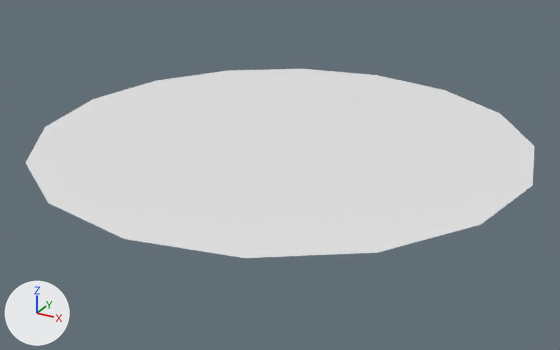
What one commit did to the glTF model assets/models/voting_door03.gltf.
Camera for both pictures: a camera (50 mm lens) standing at (4.51, 0.33, 2.11) and looking at (2.23, 4.47, 0.04). Lighting does not change. The marker at lower left points along +X, +Y and +Z. Where no turn or scale is listed for an object, it has been applied to the vertices.

In view in the first picture: 'voting_door03'.
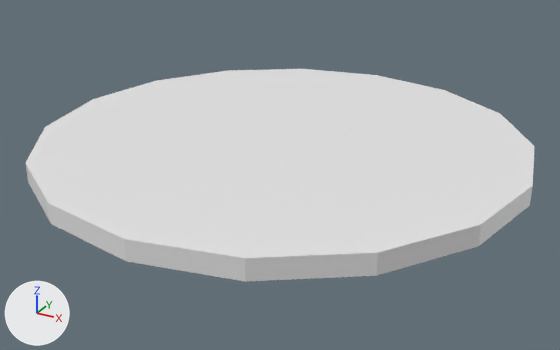
The newer file is also turned or shifted as a whole; pictures and numbers use the older file's frame.

Where the change shows, as pixel boxes (x1, y1, x2, y2) in the pictures (560 x 350 px):
'voting_door03', reshaped (13% taller)
    before: (26, 69, 535, 258)
    after: (26, 69, 535, 282)
part 1 of me_circle_006, added
    after: (26, 165, 533, 282)

The change, as a diff of the scene's bpy script:
```diff
--- a/assets/models/voting_door03.gltf.py
+++ b/assets/models/voting_door03.gltf.py
@@ me_circle_006 @@
 # used by ob_voting_door03; location = (2.207, 4.551, 0.285)
-me_circle_006.from_pydata(...)  # 17 vertices, 16 faces; spans x -1.62..1.62, y -1.62..1.62, z 0.0
+me_circle_006.from_pydata(...)  # 33 vertices, 48 faces; spans x -1.62..1.62, y -1.62..1.62, z -0.13..0.0
+# me_circle_006 part 1
+# 16 new vertices lie (0.0, 0.0, -0.13) away from vertices in x -1.62..1.62, y -1.62..1.62, z 0.0
+# 32 new faces join them
 me_circle_006.materials.append(mat_stage)
```
